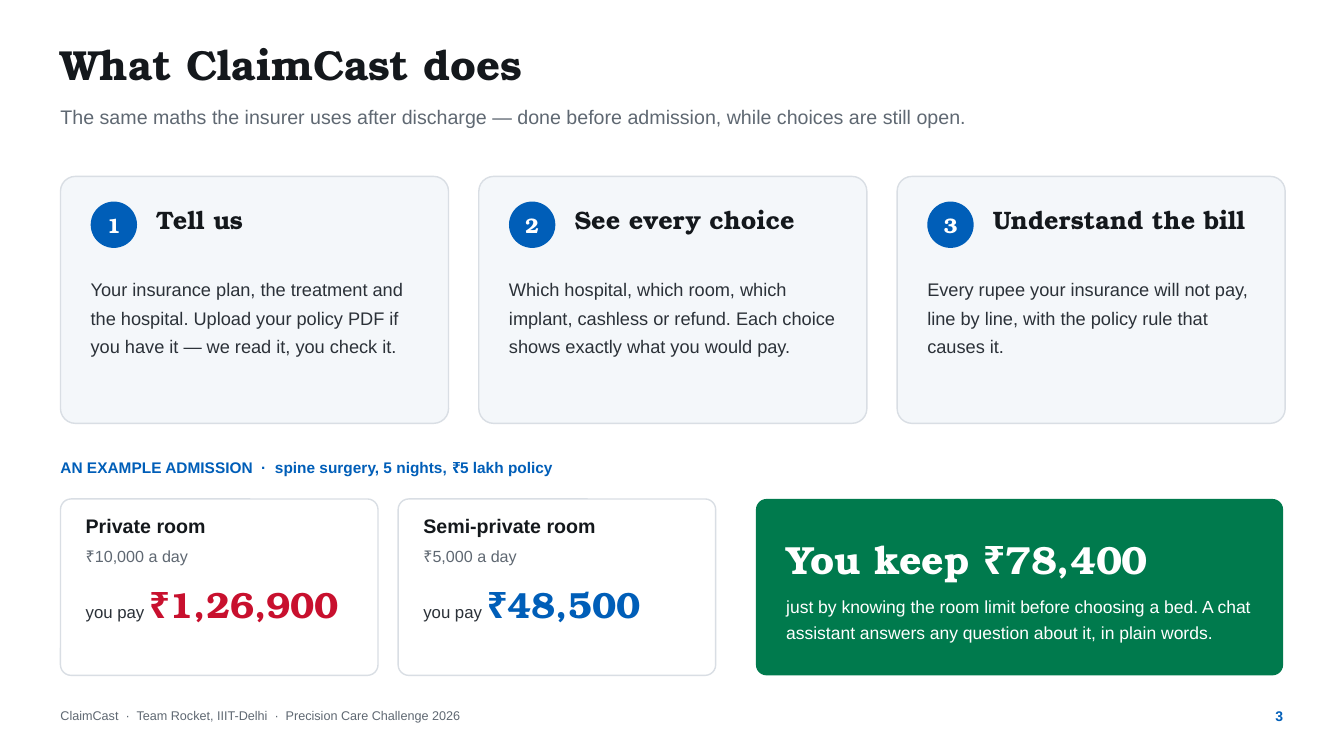
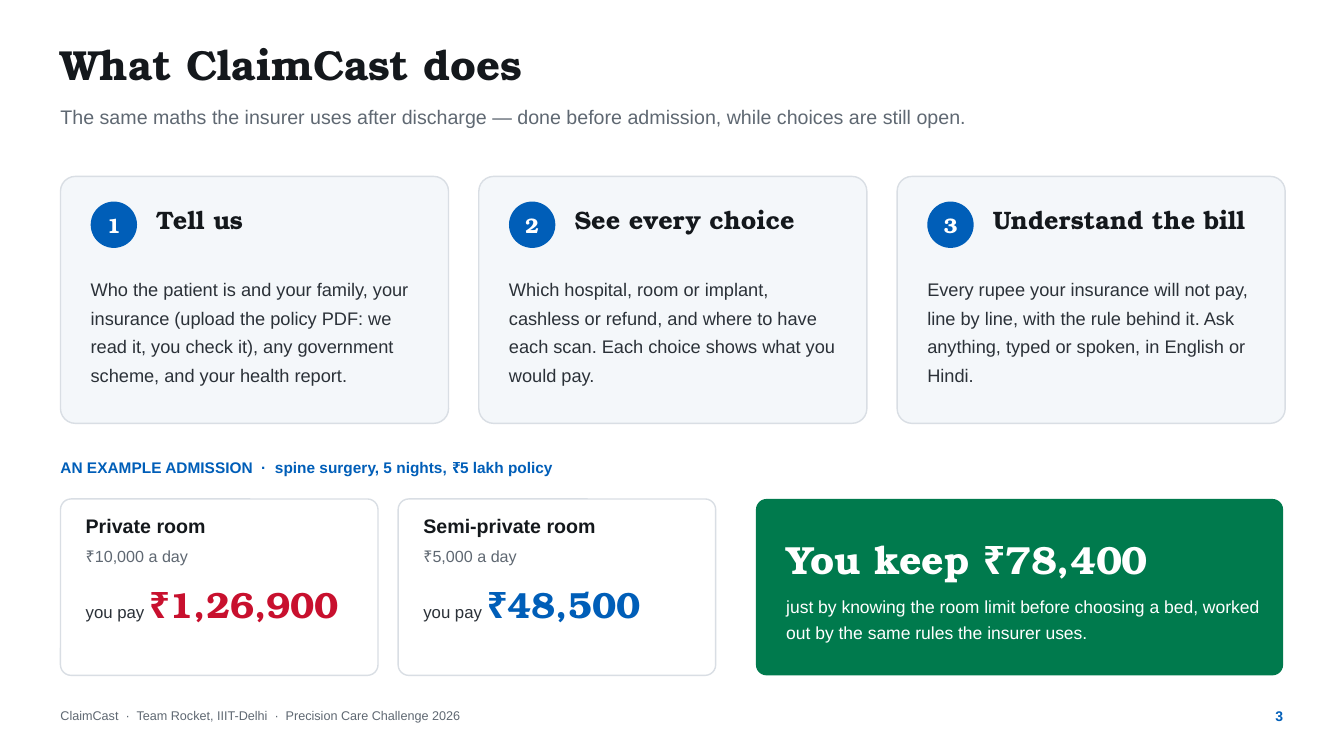
Before and after one commit to aniket-3001/ClaimCast, a slide deck: slide 3 of presentation deck/ClaimCast - Pitch Deck.pptx. Drawn at 1344x756 pixels with LibreOffice and Linux fonts; fonts in the diff are those of the drawing. Boxes give left, top, right and bottom in pixels: in the first picture for what was removed or moved away, otherwise in the second. Text is boxed around its words. In the diff, an @@ line names an element or a change of style, - is before the commit and + after.

```diff
--- a/presentation deck/ClaimCast - Pitch Deck.pptx
+++ b/presentation deck/ClaimCast - Pitch Deck.pptx
@@ text at (91, 282, 408, 386): text changed @@
-Your insurance plan, the treatment and the hospital. Upload your policy PDF if you have it — we read it, you check it.
+Who the patient is and your family, your insurance (upload the policy PDF: we read it, you check it), any government scheme, and your health report.
@@ text at (509, 282, 835, 386): text changed @@
-Which hospital, which room, which implant, cashless or refund. Each choice shows exactly what you would pay.
+Which hospital, room or implant, cashless or refund, and where to have each scan. Each choice shows what you would pay.
@@ text at (927, 282, 1248, 382): text changed @@
-Every rupee your insurance will not pay, line by line, with the policy rule that causes it.
+Every rupee your insurance will not pay, line by line, with the rule behind it. Ask anything, typed or spoken, in English or Hindi.
@@ text at (786, 600, 1259, 643): text changed @@
-just by knowing the room limit before choosing a bed. A chat assistant answers any question about it, in plain words.
+just by knowing the room limit before choosing a bed, worked out by the same rules the insurer uses.
```
Also in this commit, not shown: 5 other slides changed, 5 slides added, 2 slides removed, 7 other files.
